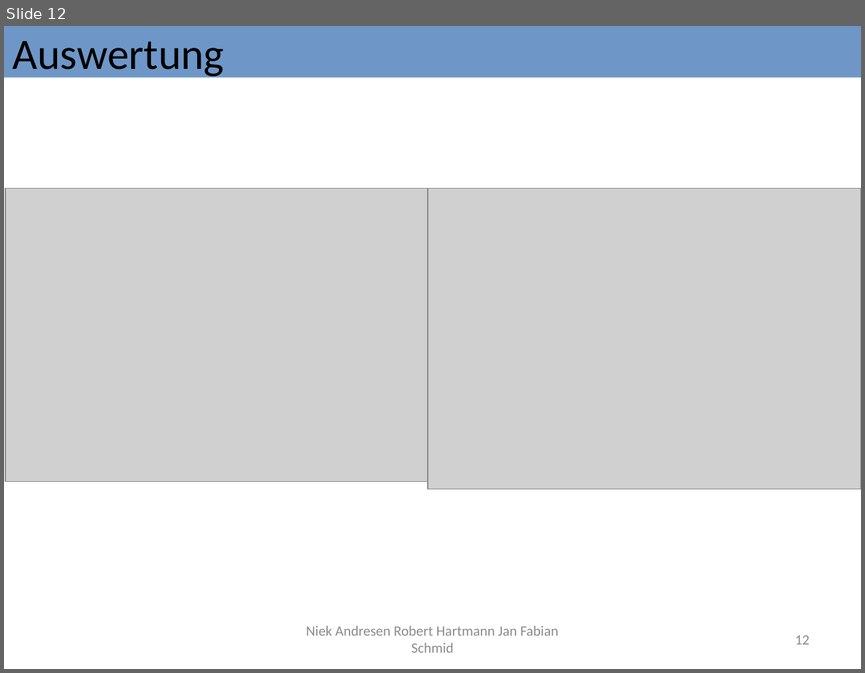
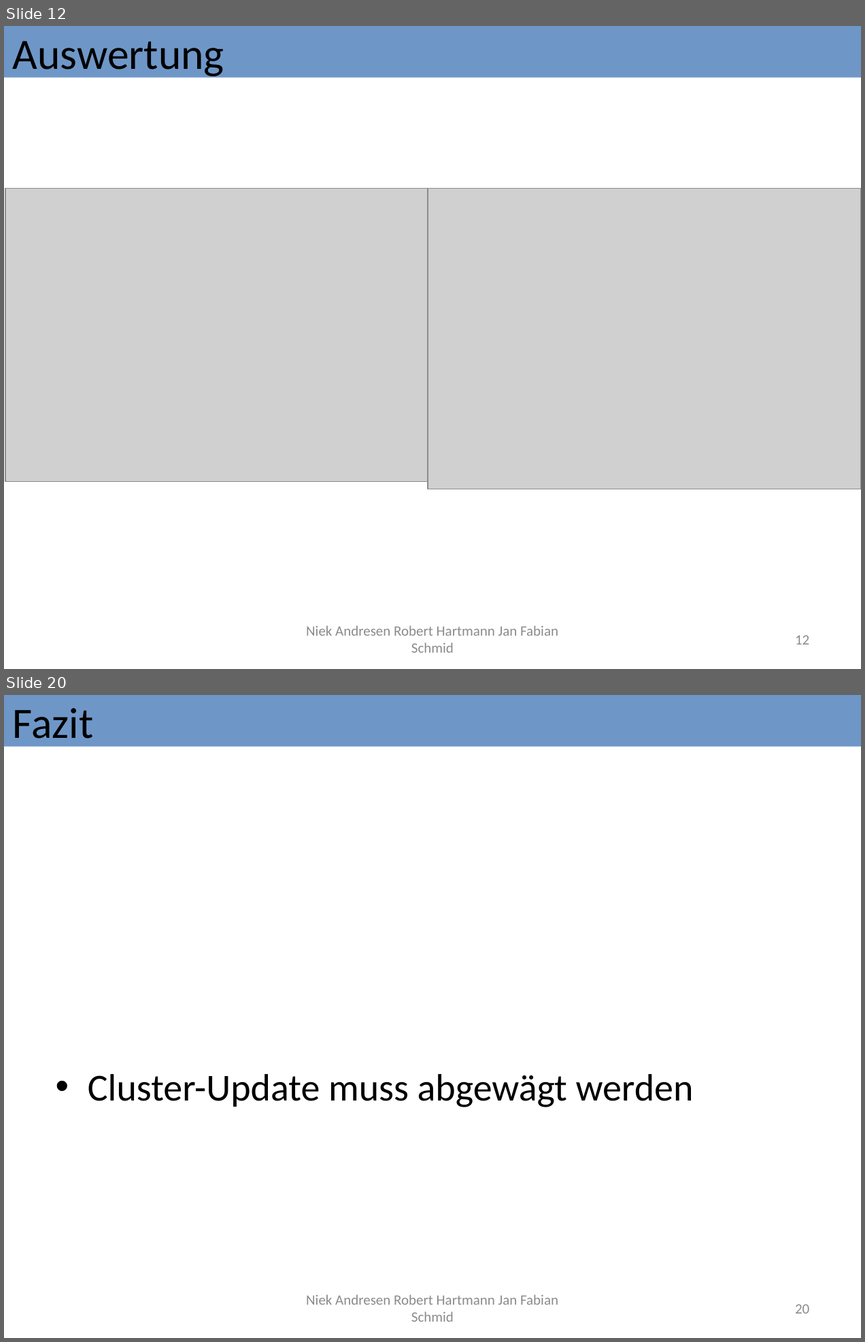
Before and after one commit to Fabse92/ising, a slide deck: Ausarbeitung/IsingModell.pptx. Shown one above the other, each under a label of ours: slide 12 before the commit, slides 12 and 20 after it; the slides between them are not shown. The pictures are 865x673 and 865x1342 pixels, drawn with LibreOffice and Linux fonts; fonts in the diff are those of the drawing; grey boxes stand for pictures. Boxes give left, top, right and bottom in pixels: in the first picture for what was removed or moved away, otherwise in the second. Text is boxed around its words. In the diff, an @@ line names an element or a change of style, - is before the commit and + after.

Commit message:
Cluster Update Präsi fertig

```diff
--- a/Ausarbeitung/IsingModell.pptx
+++ b/Ausarbeitung/IsingModell.pptx
@@ slide 20 added at (x1=4, y1=695, x2=861, y2=1338), background #FFFFFF @@
@@ rectangle added at (x1=4, y1=695, x2=861, y2=747), fill #4F81BD at 82% opacity, 36.3 pt, text #000000 @@
+Fazit
@@ text added at (x1=88, y1=1074, x2=694, y2=1107), 32 pt, text #000000 @@
+• Cluster-Update muss abgewägt werden
@@ text added at (x1=306, y1=1294, x2=558, y2=1321), 12 pt, text #8C8C8C @@
+Niek Andresen Robert Hartmann Jan Fabian Schmid
@@ page number added at (x1=795, y1=1304, x2=809, y2=1313), 12 pt, text #8C8C8C @@
+20
```
Also in this commit, not shown: 4 slides changed, 3 other slides added.
